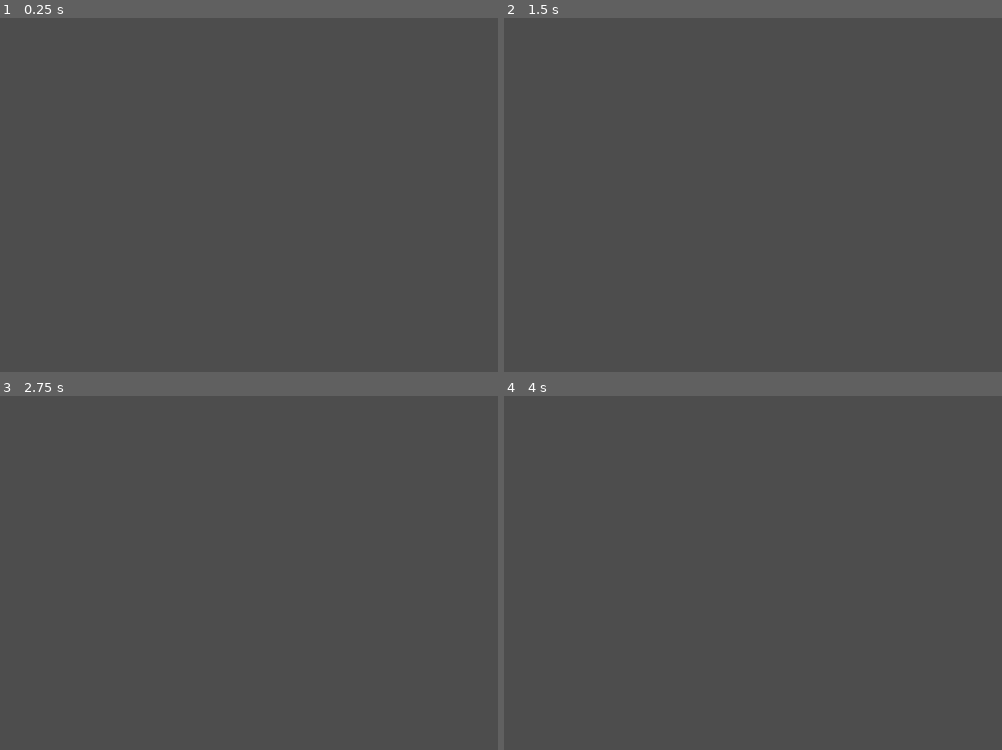
Above: before the commit, frames 1-4 (two rows, left to right).
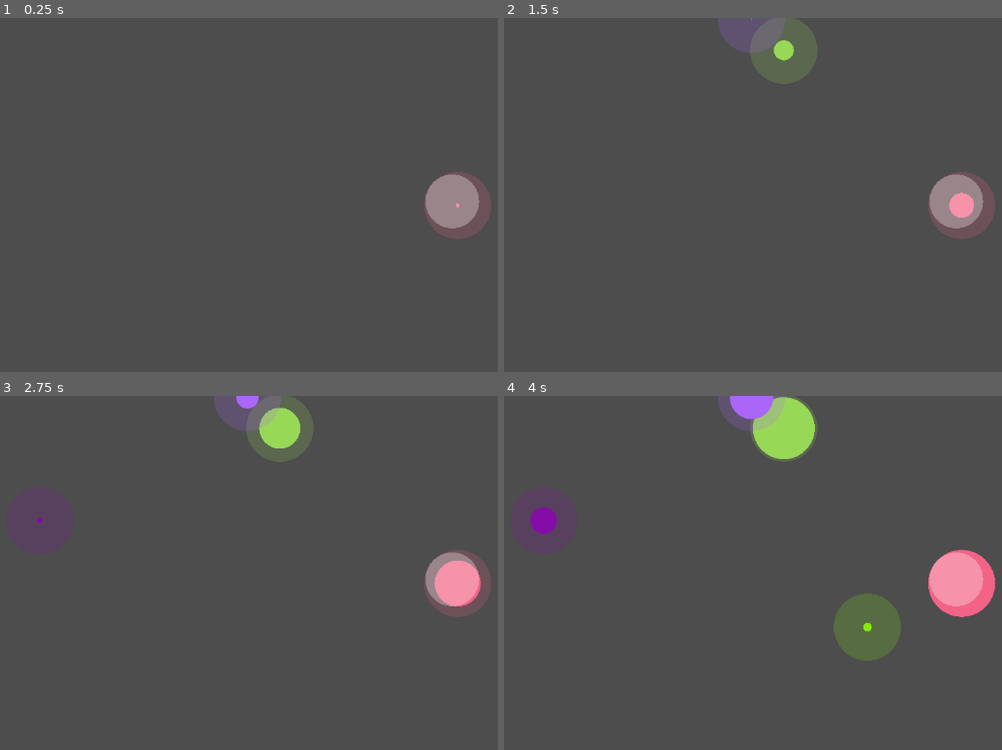
Above: after the commit, the same moments.

Repository: sebastianlindgren00/GetTheBeatGame
Game: Godot game, scene res://Scenes/GameRoot.tscn
The game is run twice, just before and just after one commit, with the same random seed, the same clock (stepped at 60 frames per second) and the same inputs.
Inputs:
- Up to frame 1 (0.25 s): no input
- Up to frame 2 (1.5 s): hold Z (sustain) 0.53-1.28 s; tap X (tap) at 0.8, 1.35 s; tap Enter at 1.25 s
- Up to frame 3 (2.75 s): tap Z (sustain) at 1.55 s; hold Z (sustain) from 2.03 s (still down); tap X (tap) at 2.3 s
- Up to frame 4 (4 s): release Z (sustain) at 2.78 s; tap X (tap) at 2.85, 3.8 s; tap Z (sustain) at 3.05 s; hold Z (sustain) from 3.53 s (still down)

The runs differ from the first frame. In frame 1, 2.0% of the frame differs, in the area x 85-99%, y 43-63%; in frame 2, 4.6%; in frame 3, 4.6%; in frame 4, 6.9%, in the area x 5-99%, y 0-75%.
Error in both runs: Attempt to call function 'get_as_text' in base 'null instance' on a null instance. (res://Scenes/Game.tscn::GDScript_mjukf:12)

Commit message:
music implemented (done)
Might have to look into the rhythm so it's always correct but worked for When the curtain falls by Greta van Fleet

Diff:
--- a/Scenes/GameRoot.tscn
+++ b/Scenes/GameRoot.tscn
@@ -1,7 +1,10 @@
-[gd_scene load_steps=2 format=3 uid="uid://cjjkmf2gspgol"]
+[gd_scene load_steps=3 format=3 uid="uid://cjjkmf2gspgol"]
 
 [ext_resource type="PackedScene" uid="uid://b6e3dd6e6l1qx" path="res://Scenes/Game.tscn" id="1_qk3x8"]
+[ext_resource type="PackedScene" uid="uid://mskkhgq8vdab" path="res://Scenes/PlaySong.tscn" id="2_dgark"]
 
 [node name="GameRoot" type="Node"]
 
 [node name="Game" parent="." instance=ExtResource("1_qk3x8")]
+
+[node name="AudioStreamPlayer" parent="." instance=ExtResource("2_dgark")]
--- /dev/null
+++ b/Scenes/PlaySong.tscn
@@ -0,0 +1,7 @@
+[gd_scene load_steps=2 format=3 uid="uid://mskkhgq8vdab"]
+
+[ext_resource type="AudioStream" uid="uid://11mikemgc6xb" path="res://Songs/whenthecurtainfalls.mp3" id="1_qp15v"]
+
+[node name="AudioStreamPlayer" type="AudioStreamPlayer"]
+stream = ExtResource("1_qp15v")
+autoplay = true
--- a/Scripts/ImportJSONData.gd
+++ b/Scripts/ImportJSONData.gd
@@ -3,7 +3,7 @@
 var noteFileData = {}
 
 func _ready():
-	var noteFile = FileAccess.open("res://FileData/notesmetallica.json", FileAccess.READ)
+	var noteFile = FileAccess.open("res://FileData/notesgreta.json", FileAccess.READ)
 	# 05/07/2021 - Fixed error by changong JSON.parse to JSON.parse_string
 	noteFileData = JSON.parse_string(noteFile.get_as_text())
 	noteFile.close()
--- a/Scripts/spawnCircles.gd
+++ b/Scripts/spawnCircles.gd
@@ -50,7 +50,7 @@
 					# Call tap note
 					print(notesArray[noteIndex], " Tap note!")
 					# Create a tap circle
-					circ = sustainCirclePrefab.instantiate()
+					circ = tapCirclePrefab.instantiate()
 				circ.noteHitTimeout = NOTE_HIT_TIMEOUT
 				add_child(circ)
 
Not shown, changed: .DS_Store
